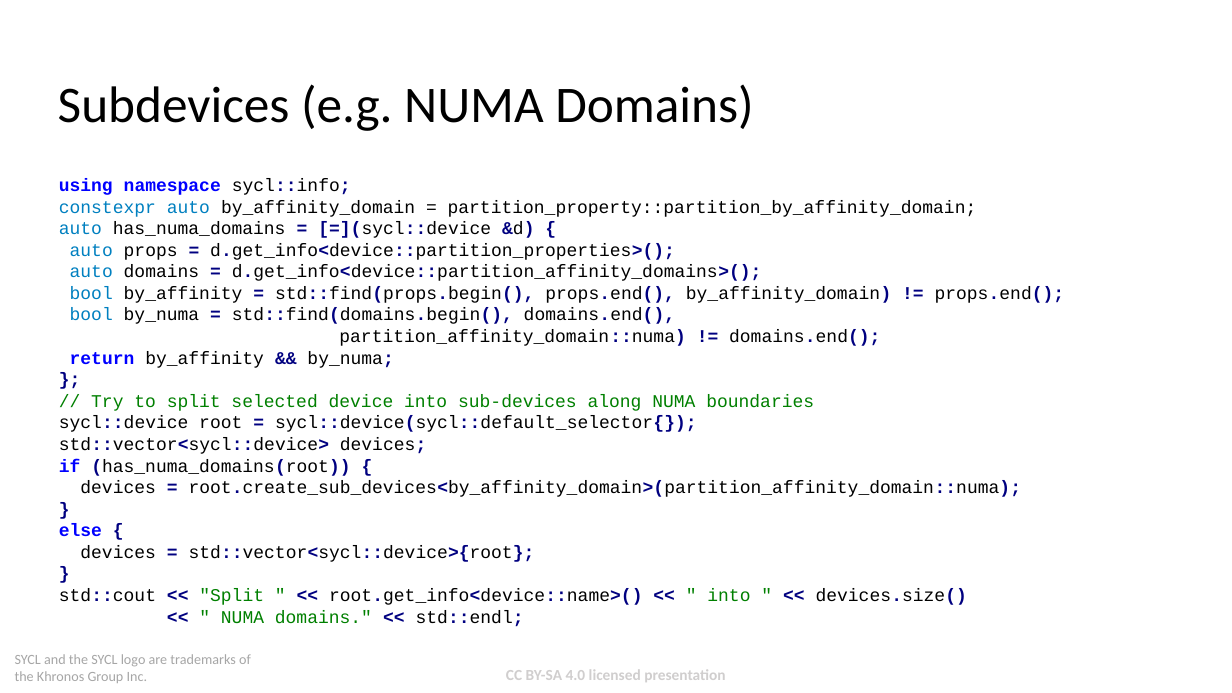
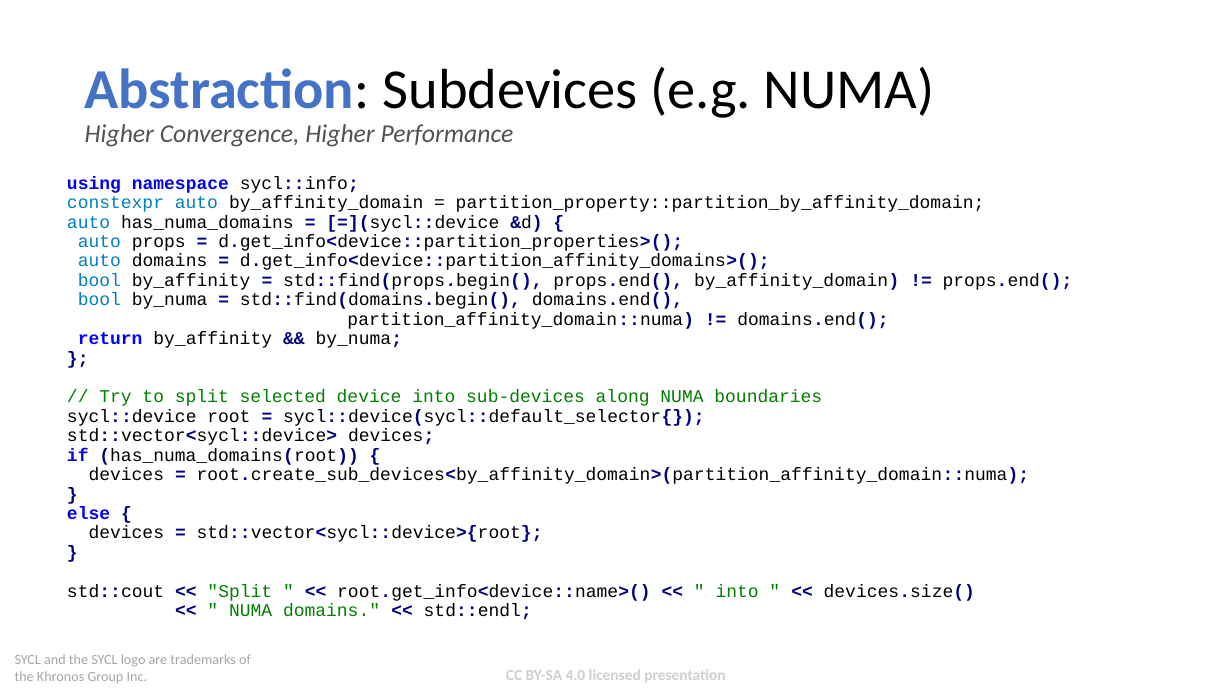
Before and after one commit to codeplaysoftware/syclacademy, a slide deck: slide 7 of Lesson_Materials/Lecture_18B_Think_Performance_Portable/Lecture_18B_Think_Performance_Portable.pptx. Drawn at 1232x693 pixels with LibreOffice and Linux fonts; fonts in the diff are those of the drawing; background and template pictures are left out. Boxes give left, top, right and bottom in pixels: in the first picture for what was removed or moved away, otherwise in the second. Text is boxed around its words. In the diff, an @@ line names an element or a change of style, - is before the commit and + after.

```diff
--- a/Lesson_Materials/Lecture_18B_Think_Performance_Portable/Lecture_18B_Think_Performance_Portable.pptx
+++ b/Lesson_Materials/Lecture_18B_Think_Performance_Portable/Lecture_18B_Think_Performance_Portable.pptx
@@ text at [85,67,935,147]: text changed; size 40 to 20 pt; text colour #000000 to #525252; italic on @@
-Subdevices (e.g. NUMA Domains)
+Abstraction: Subdevices (e.g. NUMA)
+Higher Convergence, Higher Performance
@@ text at [67,176,1073,620]: text changed @@
-using namespace sycl::info;
-constexpr auto by_affinity_domain = partition_property::partition_by_affinity_domain;
-auto has_numa_domains = [=](sycl::device &d) {
-auto props = d.get_info<device::partition_properties>();
-auto domains = d.get_info<device::partition_affinity_domains>();
-bool by_affinity = std::find(props.begin(), props.end(), by_affinity_domain) != props.end();
-bool by_numa = std::find(domains.begin(), domains.end(),
-partition_affinity_domain::numa) != domains.end();
-return by_affinity && by_numa;
-};
-// Try to split selected device into sub-devices along NUMA boundaries
-sycl::device root = sycl::device(sycl::default_selector{});
-std::vector<sycl::device> devices;
-if (has_numa_domains(root)) {
-devices = root.create_sub_devices<by_affinity_domain>(partition_affinity_domain::numa);
-}
-else {
-devices = std::vector<sycl::device>{root};
-}
-std::cout << "Split " << root.get_info<device::name>() << " into " << devices.size()
-<< " NUMA domains." << std::endl;
+using namespace sycl::info;
+constexpr auto by_affinity_domain = partition_property::partition_by_affinity_domain;
+auto has_numa_domains = [=](sycl::device &d) {
+auto props = d.get_info<device::partition_properties>();
+auto domains = d.get_info<device::partition_affinity_domains>();
+bool by_affinity = std::find(props.begin(), props.end(), by_affinity_domain) != props.end();
+bool by_numa = std::find(domains.begin(), domains.end(),
+partition_affinity_domain::numa) != domains.end();
+return by_affinity && by_numa;
+};
+// Try to split selected device into sub-devices along NUMA boundaries
+sycl::device root = sycl::device(sycl::default_selector{});
+std::vector<sycl::device> devices;
+if (has_numa_domains(root)) {
+devices = root.create_sub_devices<by_affinity_domain>(partition_affinity_domain::numa);
+}
+else {
+devices = std::vector<sycl::device>{root};
+}
+std::cout << "Split " << root.get_info<device::name>() << " into " << devices.size()
+<< " NUMA domains." << std::endl;
```
Also in this commit, not shown: 10 other slides changed, 1 other file.
